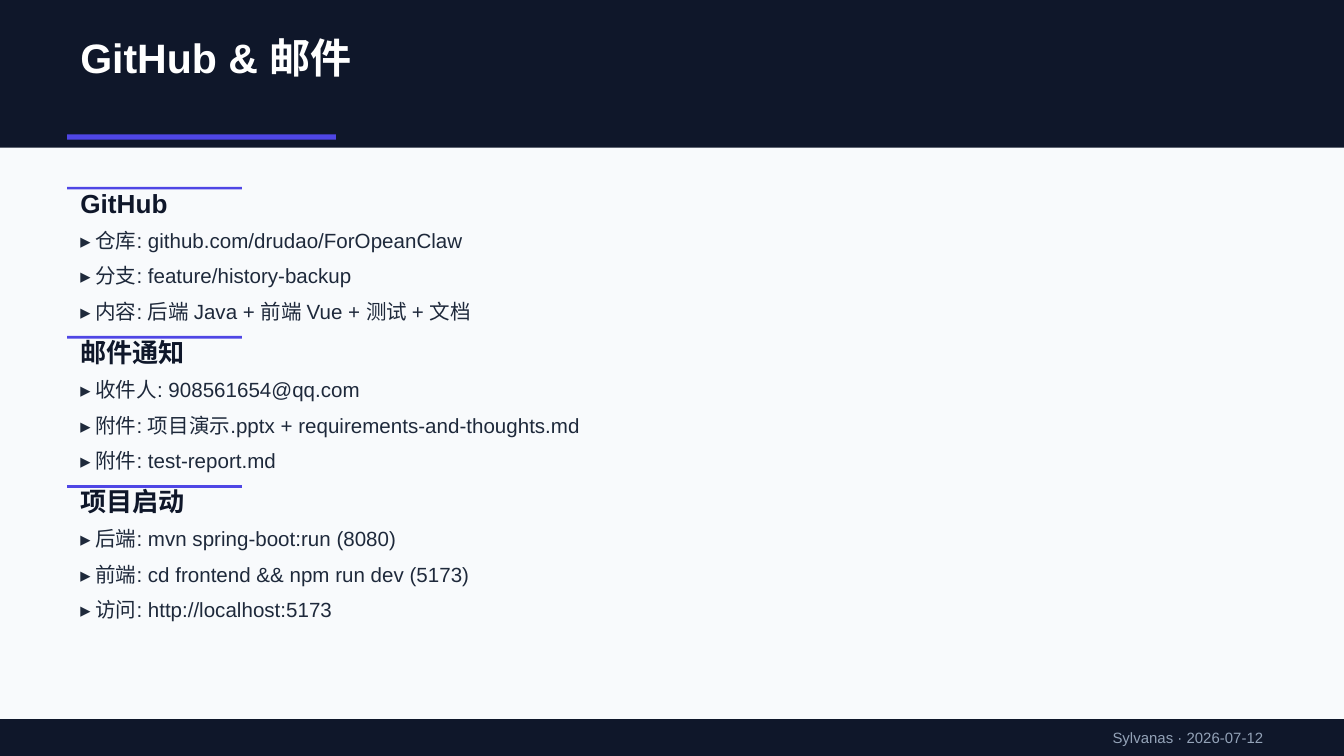
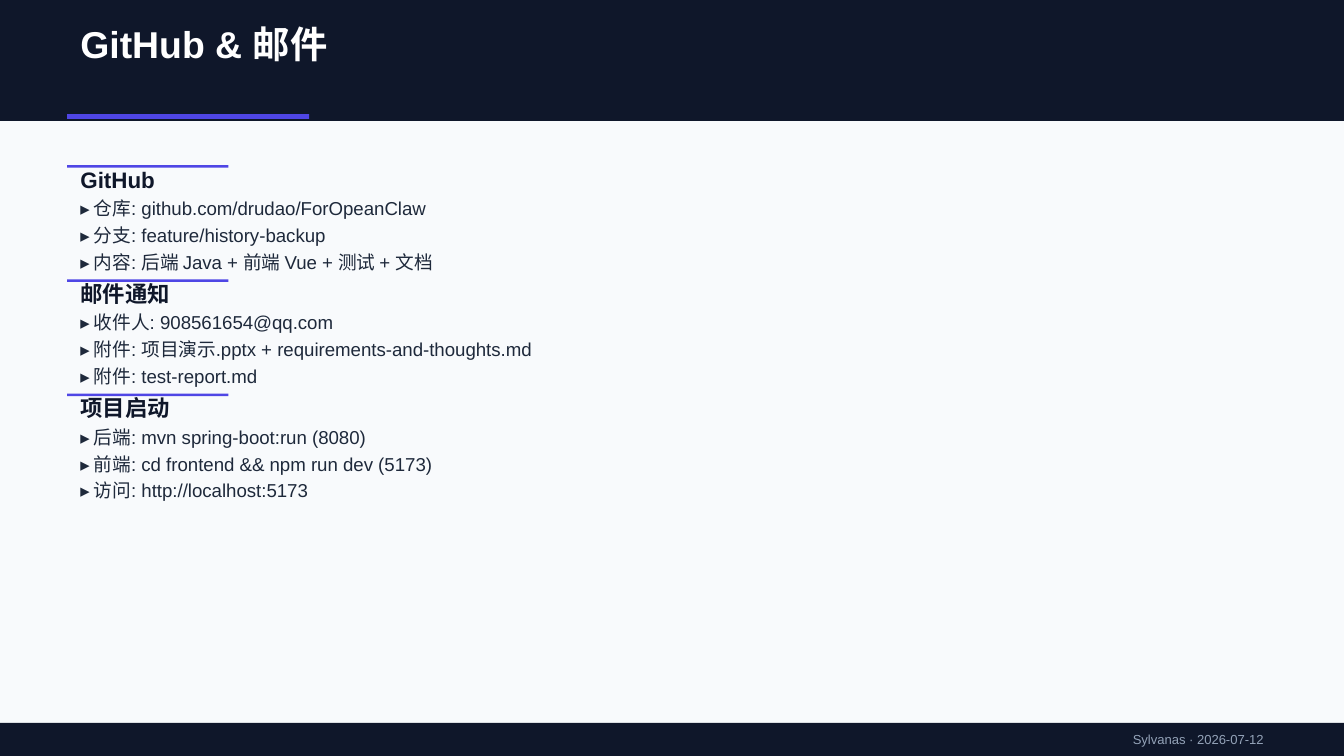
Before and after one commit to drudao/ForOpeanClaw, a slide deck: slide 12 of docs/项目演示.pptx. Drawn at 1344x756 pixels with LibreOffice and Linux fonts; fonts in the diff are those of the drawing. Boxes give left, top, right and bottom in pixels: in the first picture for what was removed or moved away, otherwise in the second. Text is boxed around its words. In the diff, an @@ line names an element or a change of style, - is before the commit and + after.

Commit message:
v2.0: html2canvas 截图发送到公众号 + 修复PPT溢出 + JUnit测试25用例覆盖 + 邮件发送

```diff
--- a/docs/项目演示.pptx
+++ b/docs/项目演示.pptx
@@ rectangle resized from (x1=0, y1=0, x2=1344, y2=148) to (x1=0, y1=0, x2=1344, y2=121) @@
@@ text "GitHub & 邮件" moved from (x1=80, y1=38, x2=351, y2=77) to (x1=80, y1=26, x2=328, y2=62) @@
@@ text "GitHub & 邮件" at (x1=80, y1=26, x2=328, y2=62): size 22 to 20 pt @@
@@ rectangle resized from (x1=67, y1=134, x2=336, y2=140) to (x1=67, y1=114, x2=309, y2=120) @@
@@ text "GitHub" moved from (x1=80, y1=194, x2=167, y2=214) to (x1=80, y1=171, x2=155, y2=189) @@
@@ rectangle resized from (x1=67, y1=187, x2=242, y2=190) to (x1=67, y1=165, x2=228, y2=168) @@
@@ text "▸ 仓库: github.com/drudao/ForOpeanClaw" moved from (x1=95, y1=231, x2=462, y2=253) to (x1=94, y1=199, x2=425, y2=219) @@
@@ text "▸ 分支: feature/history-backup" moved from (x1=95, y1=265, x2=351, y2=288) to (x1=94, y1=226, x2=325, y2=246) @@
@@ text "▸ 内容: 后端 Java + ..." moved from (x1=95, y1=301, x2=471, y2=321) to (x1=94, y1=253, x2=433, y2=271) @@
@@ text "邮件通知" moved from (x1=80, y1=336, x2=185, y2=365) to (x1=80, y1=280, x2=170, y2=308) @@
@@ rectangle resized from (x1=67, y1=336, x2=242, y2=339) to (x1=67, y1=280, x2=228, y2=282) @@
@@ text "▸ 收件人: 908561654@qq.com" moved from (x1=95, y1=379, x2=359, y2=402) to (x1=94, y1=313, x2=333, y2=333) @@
@@ text "▸ 附件: 项目演示.pptx + requirements-and-thoughts.md" moved from (x1=95, y1=415, x2=579, y2=438) to (x1=94, y1=340, x2=531, y2=360) @@
@@ text "▸ 附件: test-report.md" moved from (x1=95, y1=451, x2=276, y2=473) to (x1=94, y1=367, x2=257, y2=387) @@
@@ size 14 to 12 pt in 3 elements at (x1=80, y1=171, x2=155, y2=189), (x1=80, y1=280, x2=170, y2=308), (x1=80, y1=394, x2=170, y2=418) @@
@@ text "项目启动" moved from (x1=80, y1=484, x2=185, y2=518) to (x1=80, y1=394, x2=170, y2=418) @@
@@ rectangle resized from (x1=67, y1=485, x2=242, y2=488) to (x1=67, y1=394, x2=228, y2=396) @@
@@ text "▸ 后端: mvn spring-boot:run (8080)" moved from (x1=95, y1=528, x2=396, y2=551) to (x1=94, y1=428, x2=366, y2=448) @@
@@ size 11 to 10 pt in 9 elements at (x1=94, y1=199, x2=425, y2=219), (x1=94, y1=226, x2=325, y2=246), (x1=94, y1=253, x2=433, y2=271), (x1=94, y1=313, x2=333, y2=333), (x1=94, y1=340, x2=531, y2=360), (x1=94, y1=367, x2=257, y2=387), (x1=94, y1=428, x2=366, y2=448), (x1=94, y1=455, x2=432, y2=475), (x1=94, y1=481, x2=308, y2=501) @@
@@ text "▸ 前端: cd frontend && ..." moved from (x1=95, y1=564, x2=469, y2=587) to (x1=94, y1=455, x2=432, y2=475) @@
@@ text "▸ 访问: http://localhost:5173" moved from (x1=95, y1=600, x2=332, y2=622) to (x1=94, y1=481, x2=308, y2=501) @@
@@ rectangle resized from (x1=0, y1=719, x2=1344, y2=756) to (x1=0, y1=723, x2=1344, y2=755) @@
@@ text "Sylvanas · 2026-07-12" at (x1=1133, y1=734, x2=1264, y2=747): size 8 to 7 pt @@
```
Also in this commit, not shown: 10 other slides changed, 20 other files.
